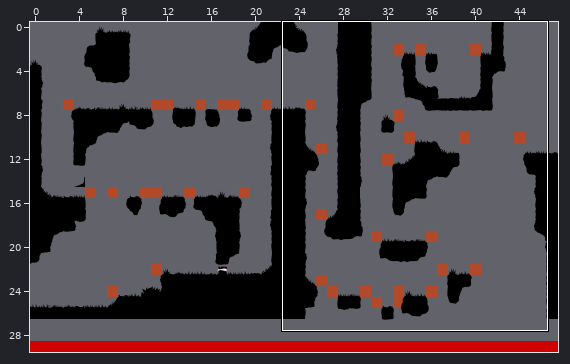
Tiled map: maps/level_01.tmx. The first picture is a wide view before the edit; the outline marks the close-up.
Close-up. Before:
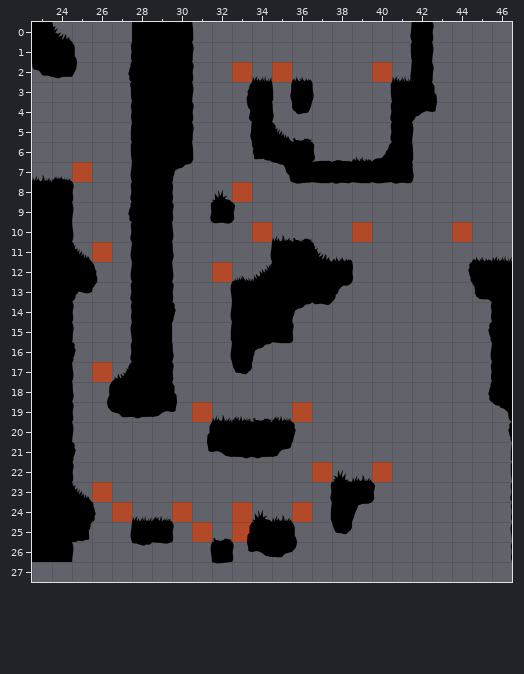
Cells are 64x64 px. Shown: x 23..46, y 0..27. The commit also changed other parts of the map, which this record leaves out.
The result:
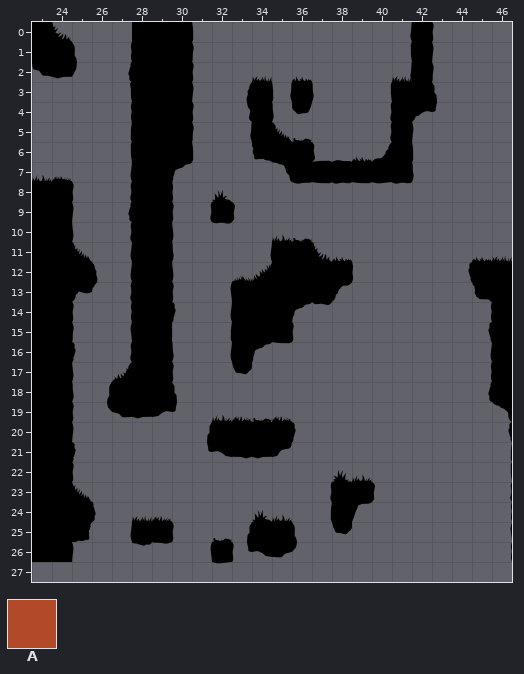
Key: from "tileset": A 81.
_ is an empty cell.
Diff:
Layer "layer_limits" (now hidden):
Tile A is removed in row 2 at x 33, 35 and 40; in row 7 at x 25; in row 8 at x 33; in row 10 at x 34, 39 and 44; in row 11 at x 26; in row 12 at x 32.
Tile A is removed in row 17 at x 26; in row 19 at x 31 and 36; in row 22 at x 37 and 40; in row 23 at x 26; in row 24 at x 27, 30, 33 and 36; in row 25 at x 31 and 33.
